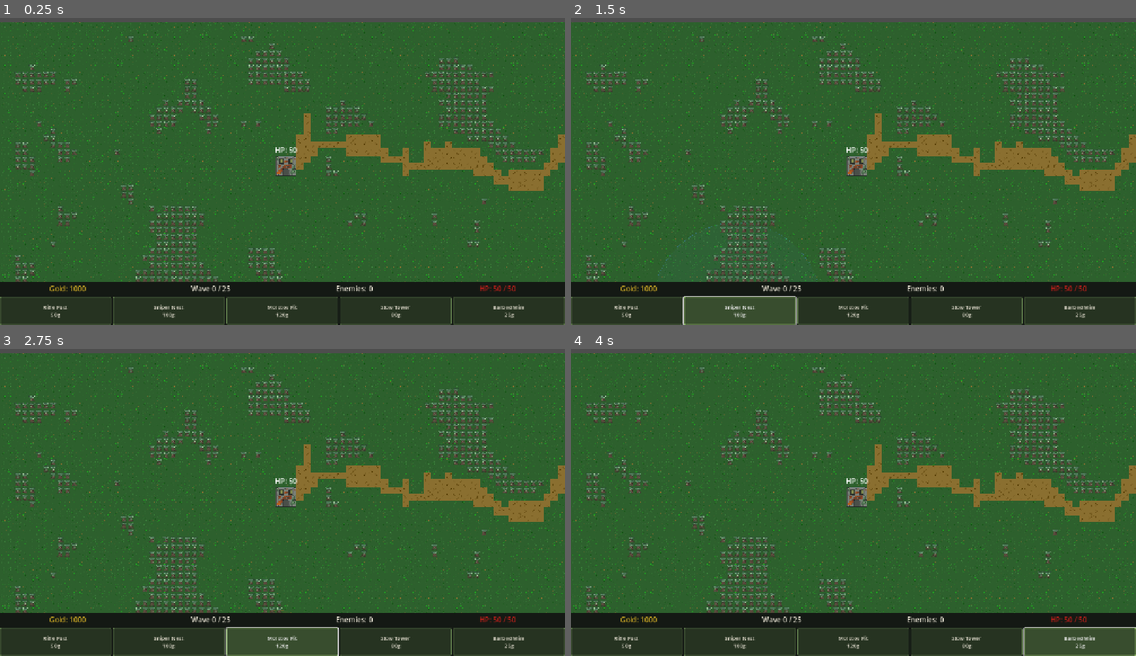
Above: before the commit, frames 1-4 (two rows, left to right).
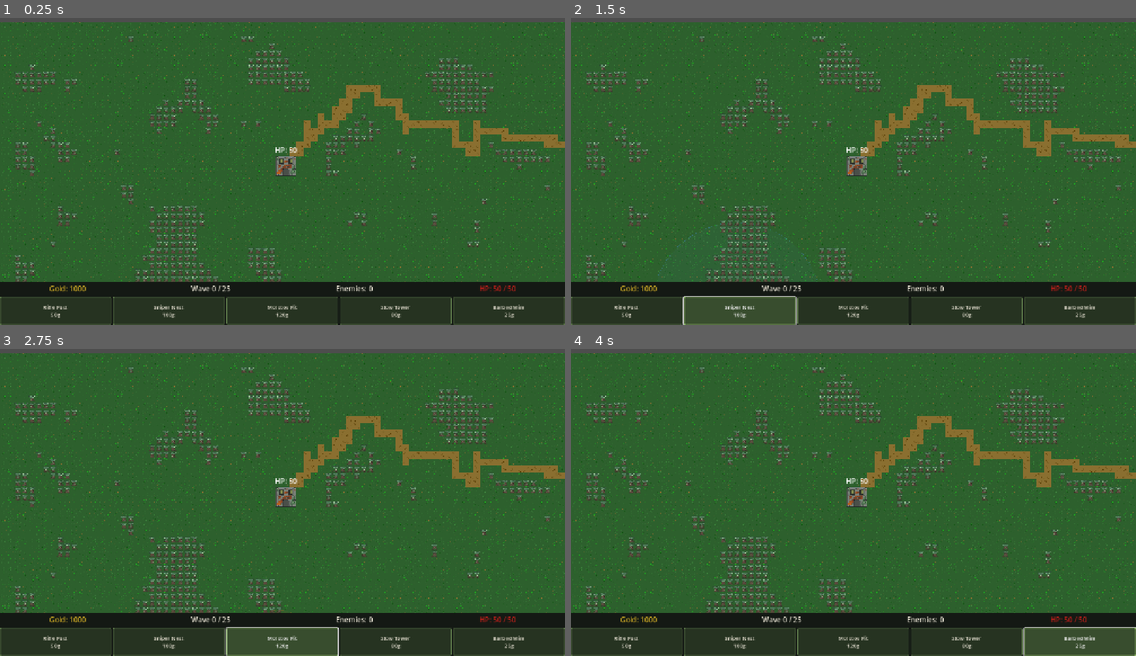
Above: after the commit, the same moments.

Repository: 3dw4rd1/OC_Tower_defense
Game: Godot game, scene res://scenes/levels/main.tscn
The game is run twice, just before and just after one commit, with the same random seed, the same clock (stepped at 60 frames per second) and the same inputs.
Inputs:
- Up to frame 1 (0.25 s): no input
- Up to frame 2 (1.5 s): click "Rifle Post 50g" at 0.5 s; click "Sniper Nest 100g" at 1.25 s
- Up to frame 3 (2.75 s): click "Molotov Pit 120g" at 2 s
- Up to frame 4 (4 s): click "Slow Tower 80g" at 2.75 s; click "Barbed Wire 25g" at 3.5 s

The runs differ from the first frame. In frame 1, 5.7% of the frame differs, in the area x 2-100%, y 21-86%; in frame 2, 5.7%; in frame 3, 5.7%; in frame 4, 5.7%.

Commit message:
feat: river is now single-tile-wide, removed width expansion logic

Diff:
--- a/game/scripts/autoloads/TerrainManager.gd
+++ b/game/scripts/autoloads/TerrainManager.gd
@@ -228,25 +228,14 @@
 	var start_y: int = randi_range(8, GRID_ROWS - 9)
 	var pos := Vector2i(start_x, start_y)
 	var target: Vector2i = BASE_TILE
-	var width_timer: int = 0
 	var max_iter: int = 5000
 	var iter: int = 0
 
 	while pos != target and iter < max_iter:
 		iter += 1
 		river_tiles[pos] = true
-		# Width logic
-		if width_timer == 0:
-			if randf() < 0.20:
-				width_timer = randi_range(2, 4)
-		if width_timer > 0:
-			var above := Vector2i(pos.x, clampi(pos.y - 1, 0, GRID_ROWS - 1))
-			var below := Vector2i(pos.x, clampi(pos.y + 1, 0, GRID_ROWS - 1))
-			river_tiles[above] = true
-			river_tiles[below] = true
-			width_timer -= 1
-
-		# Drunkard's walk biased toward base
+
+		# Biased walk toward base
 		var roll: float = randf()
 		var dx: int = target.x - pos.x
 		var dy: int = target.y - pos.y
